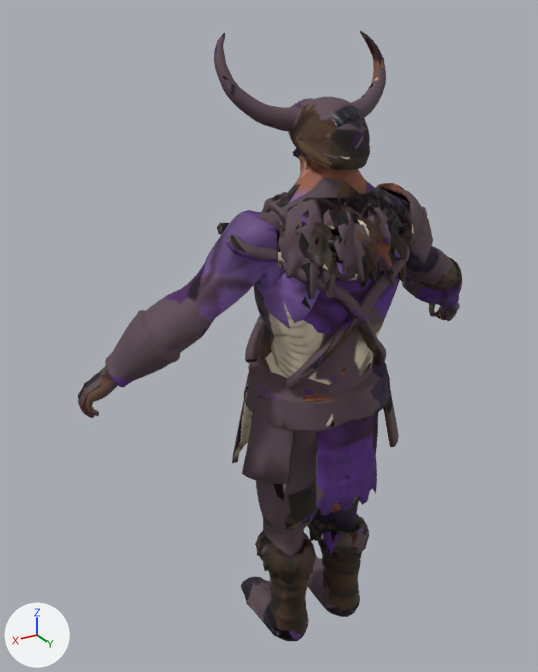
Renders of the glTF model public/assets/models/enemy_marauder_violet.glb from each side of a commit.
The view is the same before and after, from a 50 mm camera at (1.28, 1.819, 2.103) aimed at (0.117, -0.119, 1.134). Lighting does not change. The marker at lower left points along +X, +Y and +Z. The older version comes first. Vertices at exactly the same position are counted once.

Script lines for the objects in view, before the commit:
```python
me_enemy_marauder_violet_mesh = bpy.data.meshes.new('enemy_marauder_violet_mesh')
me_enemy_marauder_violet_mesh.from_pydata(...)  # 7939 vertices, 15825 faces; spans x -0.74..0.75, y -0.26..0.26, z 0.0..2.06
me_enemy_marauder_violet_mesh.materials.append(mat_m_enemy_marauder_violet)
ob_enemy_marauder_violet_mesh = bpy.data.objects.new('enemy_marauder_violet_mesh', me_enemy_marauder_violet_mesh)
ob_enemy_marauder_violet_mesh.location = (0.0, 0.0, 0.0)
```
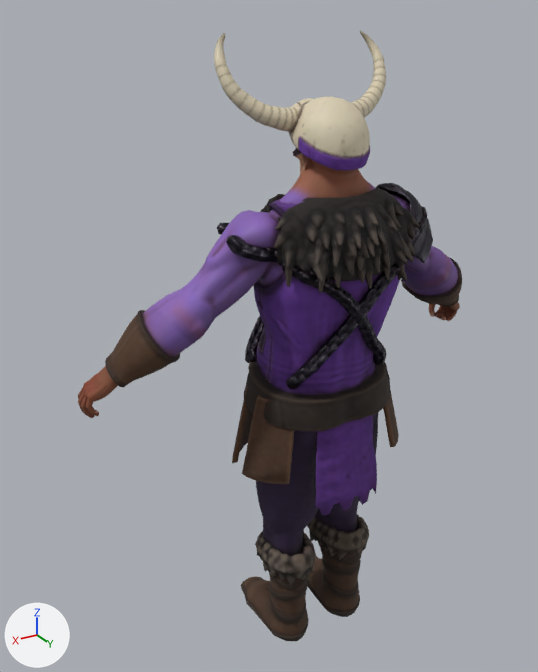
Edits to the bpy script that builds the scene:
```text
Change me_enemy_marauder_violet_mesh:
    used by ob_enemy_marauder_violet_mesh; location = (0.0, 0.0, 0.0)
    remove me_enemy_marauder_violet_mesh.from_pydata(...)  # 7939 vertices, 15825 faces; spans x -0.74..0.75, y -0.26..0.26, z 0.0..2.06
    add me_enemy_marauder_violet_mesh.from_pydata(...)  # 7924 vertices, 15795 faces; spans x -0.74..0.75, y -0.26..0.25, z 0.0..2.06
    me_enemy_marauder_violet_mesh part 1: 205 vertices moved from x -0.25..0.23, y -0.15..0.25, z 1.37..1.63 to x -0.26..0.24, y -0.14..0.25, z 1.38..1.63; 811 vertices removed from x -0.25..0.23, y -0.16..0.26, z 1.36..1.64; 796 vertices added at x -0.26..0.24, y -0.14..0.25, z 1.37..1.64
    me_enemy_marauder_violet_mesh part 2: 12072 kept faces spanning x -0.74..0.75, y -0.26..0.24, z 0.0..2.06 get new texture (UV) coordinates
```

Boxes [x1, y1, x2, y2] around the edits, measured in the pictures (538 x 672 px; the box of a moved part takes in the faces that stretch with it):
part 1 of me_enemy_marauder_violet_mesh, moved or reshaped
    before: [262, 190, 414, 299]
    after: [260, 190, 420, 293]
part 2 of me_enemy_marauder_violet_mesh, surface changed
    both: [78, 30, 462, 641]
